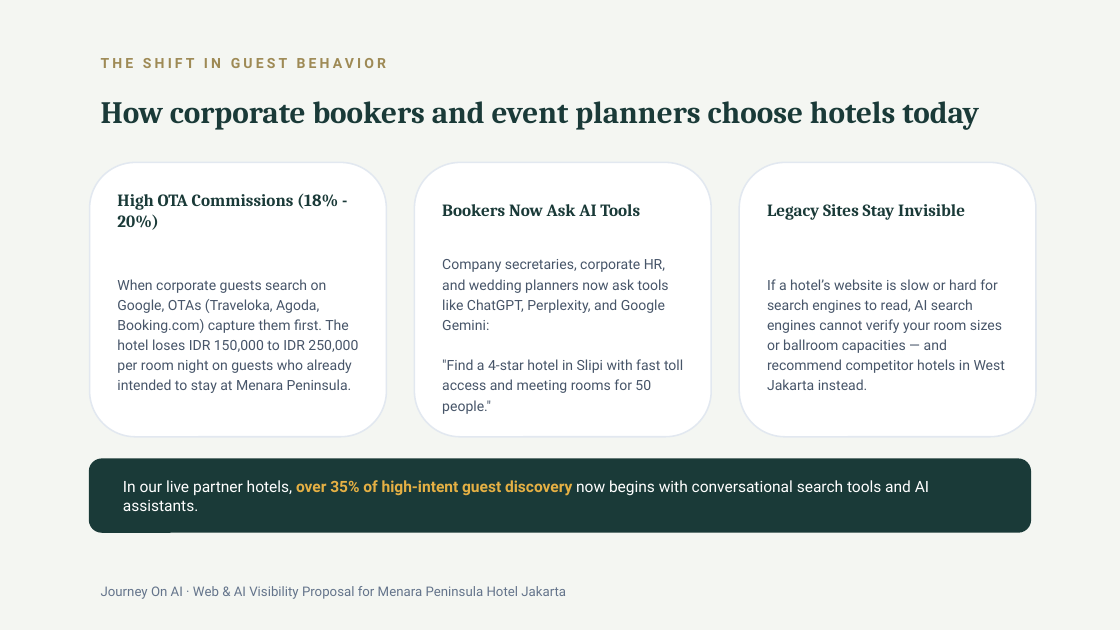
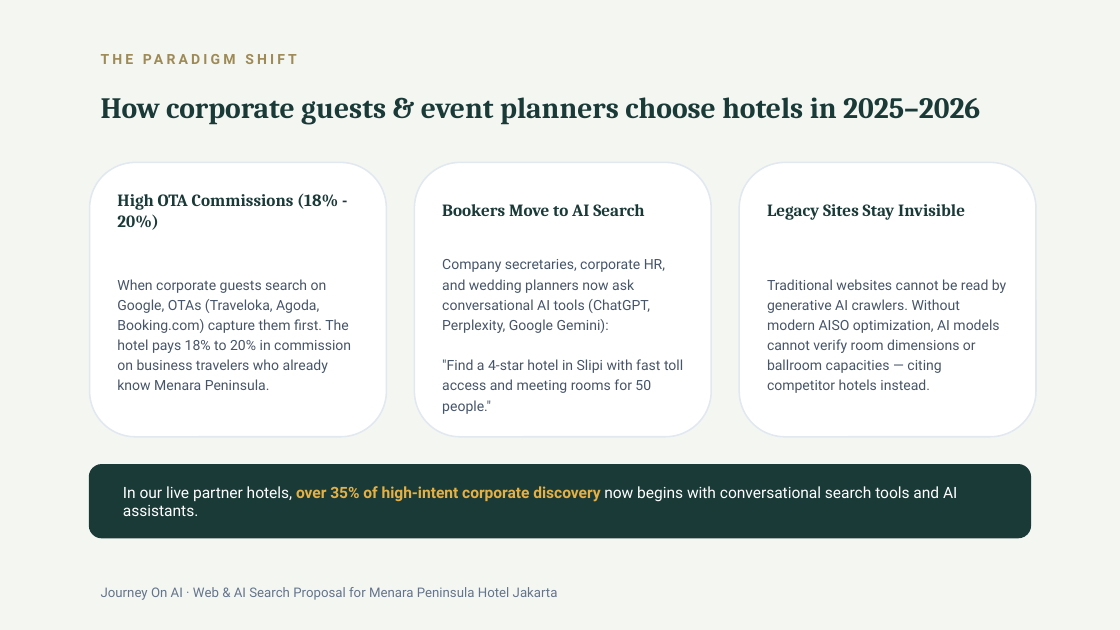
Before and after one commit to arbuuuud/menarapeninsula, a slide deck: slide 2 of PITCH_DECK_MENARA_PENINSULA_AISO_V3.pptx. Drawn at 1120x630 pixels with LibreOffice and Linux fonts; fonts in the diff are those of the drawing. Boxes give left, top, right and bottom in pixels: in the first picture for what was removed or moved away, otherwise in the second. Text is boxed around its words. In the diff, an @@ line names an element or a change of style, - is before the commit and + after.

Commit message:
feat(deck-v3): balance pitch deck with explicit GEO & AISO frameworks, real AI prompt simulation, and diagnostic audit report findings

```diff
--- a/PITCH_DECK_MENARA_PENINSULA_AISO_V3.pptx
+++ b/PITCH_DECK_MENARA_PENINSULA_AISO_V3.pptx
@@ text at (101, 58, 387, 68): text changed @@
-THE SHIFT IN GUEST BEHAVIOR
+THE PARADIGM SHIFT
@@ text at (101, 97, 980, 125): text changed; size 20 to 19 pt @@
-How corporate bookers and event planners choose hotels today
+How corporate guests & event planners choose hotels in 2025–2026
@@ text at (442, 204, 644, 216): text changed @@
-Bookers Now Ask AI Tools
+Bookers Move to AI Search
@@ text at (442, 259, 665, 333): text changed @@
-Company secretaries, corporate HR, and wedding planners now ask tools like ChatGPT, Perplexity, and Google Gemini:
+Company secretaries, corporate HR, and wedding planners now ask conversational AI tools (ChatGPT, Perplexity, Google Gemini):
@@ text at (117, 279, 351, 390): text changed @@
-When corporate guests search on Google, OTAs (Traveloka, Agoda, Booking.com) capture them first. The hotel loses IDR 150,000 to IDR 250,000 per room night on guests who already intended to stay at Menara Peninsula.
+When corporate guests search on Google, OTAs (Traveloka, Agoda, Booking.com) capture them first. The hotel pays 18% to 20% in commission on business travelers who already know Menara Peninsula.
@@ text at (767, 279, 1006, 393): text changed @@
-If a hotel’s website is slow or hard for search engines to read, AI search engines cannot verify your room sizes or ballroom capacities — and recommend competitor hotels in West Jakarta instead.
+Traditional websites cannot be read by generative AI crawlers. Without modern AISO optimization, AI models cannot verify room dimensions or ballroom capacities — citing competitor hotels instead.
@@ rounded rectangle: place and size @@
-rounded rectangle at (90, 459, 1030, 532)
+rounded rectangle at (90, 465, 1030, 538)
@@ text at (123, 486, 957, 516): text changed @@
-In our live partner hotels, over 35% of high-intent guest discovery now begins with conversational search tools and AI assistants.
+In our live partner hotels, over 35% of high-intent corporate discovery now begins with conversational search tools and AI assistants.
@@ text at (101, 587, 558, 600): text changed @@
-Journey On AI · Web & AI Visibility Proposal for Menara Peninsula Hotel Jakarta
+Journey On AI · Web & AI Search Proposal for Menara Peninsula Hotel Jakarta
```
Also in this commit, not shown: 6 other slides changed, 4 slides added, 4 slides removed, 4 other files.
